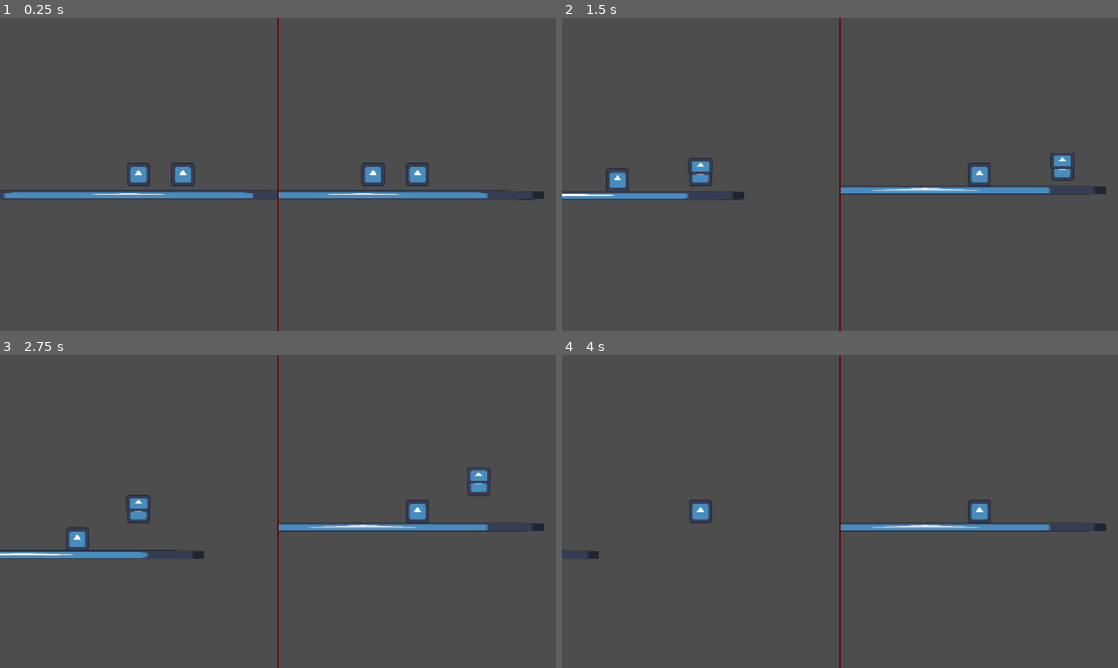
Above: before the commit, frames 1-4 (two rows, left to right).
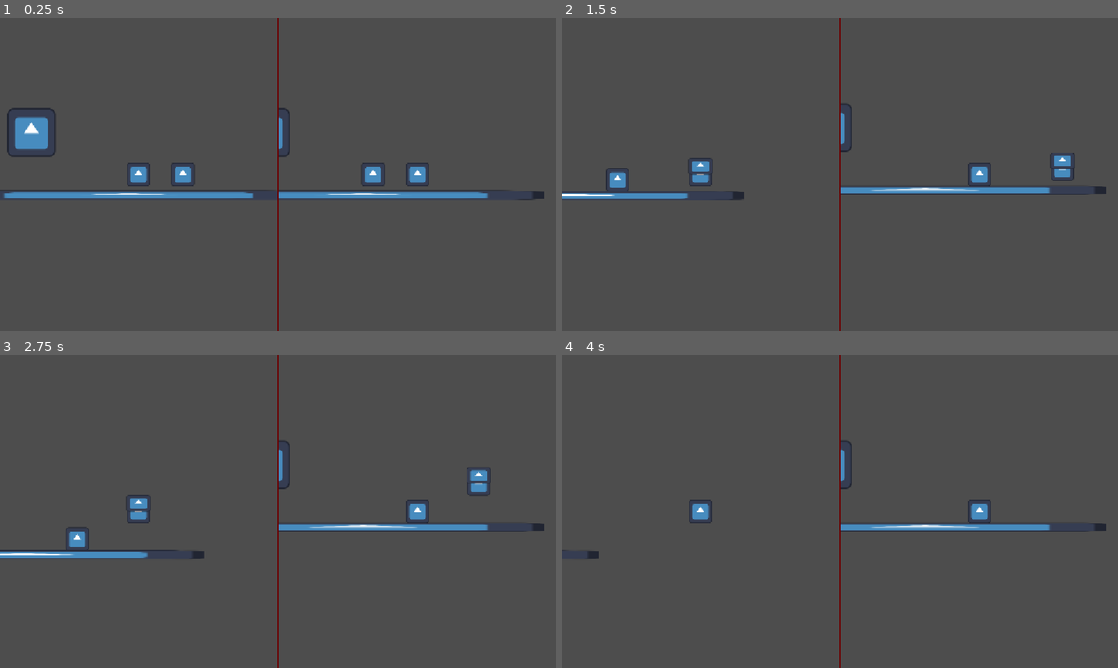
Above: after the commit, the same moments.

Repository: Abaan404/Sask-Game-Jam-Fall-2026
Game: Godot game, scene res://Scenes/HUD/split_screen.tscn
Same seed, same stepped clock (60 frames per second), same inputs: the game is played once before the commit and once after it. The engine's default icon, where the game draws it, is replaced by a stand-in: a white triangle on a blue panel in a dark square.
Inputs:
- Up to frame 1 (0.25 s): no input
- Up to frame 2 (1.5 s): hold D (right) from 0.53 s (still down); tap W (up) at 0.6, 0.77, 1.07, 1.35 s
- Up to frame 3 (2.75 s): tap W (up) at 1.52, 1.82, 2.1 s; release D (right) at 2.03 s; hold A (left) from 2.03 s (still down)
- Up to frame 4 (4 s): release A (left) at 2.78 s; hold D (right) from 2.78 s (still down); tap W (up) at 2.85, 3.02, 3.32, 3.6, 3.77 s

The runs differ from the first frame. In frame 1, 1.0% of the frame differs, in the area x 1-53%, y 28-45%; in frame 2, 0.1%; in frame 3, 0.1%; in frame 4, 0.1%.

Commit message:
ability: wall climb

Diff:
--- /dev/null
+++ b/game-jam-fall-2026/Scenes/LevelElements/Walls/climbable_wall.tscn
@@ -0,0 +1,32 @@
+[gd_scene format=3 uid="uid://csfo47hnrufte"]
+
+[ext_resource type="Texture2D" uid="uid://dyx0lyhhja2ga" path="res://Assets/icon.svg" id="1_706c5"]
+[ext_resource type="Script" uid="uid://cbe3hkik2b4ff" path="res://Scripts/ClimbableArea.gd" id="2_magkt"]
+
+[sub_resource type="RectangleShape2D" id="RectangleShape2D_sks3i"]
+resource_local_to_scene = true
+
+[sub_resource type="RectangleShape2D" id="RectangleShape2D_7nd2k"]
+
+[node name="ClimbableWall" type="Node2D" unique_id=764220690]
+
+[node name="StaticBody2D" type="StaticBody2D" parent="." unique_id=328529267]
+
+[node name="CollisionShape2D" type="CollisionShape2D" parent="StaticBody2D" unique_id=1167529734]
+shape = SubResource("RectangleShape2D_sks3i")
+
+[node name="Sprite2D" type="Sprite2D" parent="StaticBody2D" unique_id=130183412]
+position = Vector2(1.4901161e-07, 3.5762787e-07)
+scale = Vector2(0.15625, 0.15625)
+texture = ExtResource("1_706c5")
+
+[node name="Area2D" type="Area2D" parent="." unique_id=423207192]
+scale = Vector2(1.2, 0.9)
+script = ExtResource("2_magkt")
+
+[node name="CollisionShape2D" type="CollisionShape2D" parent="Area2D" unique_id=1404824410]
+shape = SubResource("RectangleShape2D_7nd2k")
+
+[connection signal="item_rect_changed" from="StaticBody2D/CollisionShape2D" to="." method="_on_collision_shape_2d_item_rect_changed"]
+[connection signal="body_entered" from="Area2D" to="Area2D" method="_on_body_entered"]
+[connection signal="body_exited" from="Area2D" to="Area2D" method="_on_body_exited"]
--- a/game-jam-fall-2026/Scenes/Levels/test_scene.tscn
+++ b/game-jam-fall-2026/Scenes/Levels/test_scene.tscn
@@ -1,5 +1,6 @@
 [gd_scene format=3 uid="uid://o1fq8x1kg8ev"]
 
+[ext_resource type="PackedScene" uid="uid://csfo47hnrufte" path="res://Scenes/LevelElements/Walls/climbable_wall.tscn" id="1_a1spv"]
 [ext_resource type="PackedScene" uid="uid://doop567ni7qgo" path="res://Scenes/Entities/Player.tscn" id="1_sgftv"]
 [ext_resource type="Texture2D" uid="uid://dyx0lyhhja2ga" path="res://Assets/icon.svg" id="2_2u58p"]
 [ext_resource type="PackedScene" uid="uid://cojq50ed4fihc" path="res://Scenes/Abilities/GlidingLeaf.tscn" id="2_dv2c3"]
@@ -8,6 +9,10 @@
 size = Vector2(744, 20)
 
 [node name="TestScene" type="Node2D" unique_id=1565828327]
+
+[node name="ClimbableWall" parent="." unique_id=764220690 instance=ExtResource("1_a1spv")]
+position = Vector2(-202, -131)
+scale = Vector2(5, 5)
 
 [node name="Player" parent="." unique_id=1438121118 node_paths=PackedStringArray("abilities") instance=ExtResource("1_sgftv")]
 position = Vector2(20, -73)
--- /dev/null
+++ b/game-jam-fall-2026/Scripts/ClimbableArea.gd
@@ -0,0 +1,26 @@
+extends Area2D
+
+func _on_body_entered(body: Node2D) -> void:
+	if body is not Player:
+		return
+
+	var player: Player = body
+
+	var position_body = player.transform.get_origin()
+	var position_area = transform.get_origin()
+
+	var direction = position_area.direction_to(position_body)
+
+	if direction.dot(Vector2(0.0, 1.0)) > 0.0:
+		player.climbing = true
+		player.climbing_direction = "right"
+	else:
+		player.climbing = true
+		player.climbing_direction = "left"
+
+func _on_body_exited(body: Node2D) -> void:
+	if body is not Player:
+		return
+
+	var player: Player = body
+	player.climbing = false
--- a/game-jam-fall-2026/Scripts/GlidingLeaf.gd
+++ b/game-jam-fall-2026/Scripts/GlidingLeaf.gd
@@ -19,14 +19,9 @@
 	player.stop_gliding()
 	stopped = true
 
-
-# Called when the node enters the scene tree for the first time.
-func _ready() -> void:
-	pass # Replace with function body.
-
 # Called every frame. 'delta' is the elapsed time since the previous frame.
-func _physics_process(delta: float) -> void:
-	if not player.jumped and Input.is_action_just_pressed("up"):
+func _physics_process(_delta: float) -> void:
+	if not player.jumped and not player.climbing and Input.is_action_just_pressed("up"):
 		toggle()
 
 	if player.is_on_floor() and !stopped:
--- a/game-jam-fall-2026/Scripts/player.gd
+++ b/game-jam-fall-2026/Scripts/player.gd
@@ -7,6 +7,10 @@
 @export var jump: float = -400.0
 
 @export var jumped: bool = false
+
+@export var climbing: bool = false
+@export var climbing_direction: String = "left"
+
 @export var gliding: bool = false
 @export var gliding_strength: float = 0.8
 
@@ -40,14 +44,22 @@
 	if jumped:
 		velocity.y = jump
 
-
 	# Get the input direction and handle the movement/deceleration.
 	# As good practice, you should replace UI actions with custom gameplay actions.
-	var direction := Input.get_axis(input_left, input_right)
-	if direction:
-		velocity.x = direction * speed
+	var horizontal_direction := Input.get_axis(input_left, input_right)
+
+	if horizontal_direction:
+		velocity.x = horizontal_direction * speed
 	else:
 		velocity.x = move_toward(velocity.x, 0, speed)
+
+	if climbing and not is_player_2:
+		var vertical_direction := Input.get_axis(input_up, input_down)
+
+		if vertical_direction:
+			velocity.y = vertical_direction * speed
+		else:
+			velocity.y = move_toward(velocity.y, 0, speed)
 
 	move_and_slide()
 
Not shown: 1 places in game-jam-fall-2026/Scenes/Abilities/GlidingLeaf.tscn that only renumber resources
Not shown, added: game-jam-fall-2026/Scripts/ClimbableArea.gd.uid
